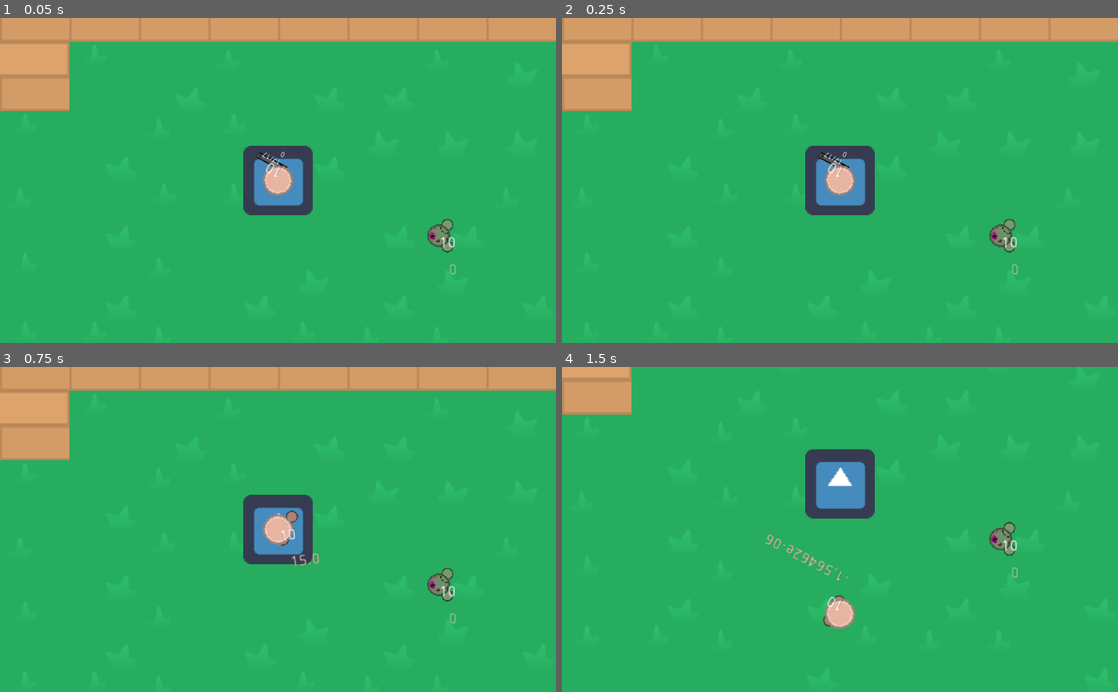
Above: before the commit, frames 1-4 (two rows, left to right).
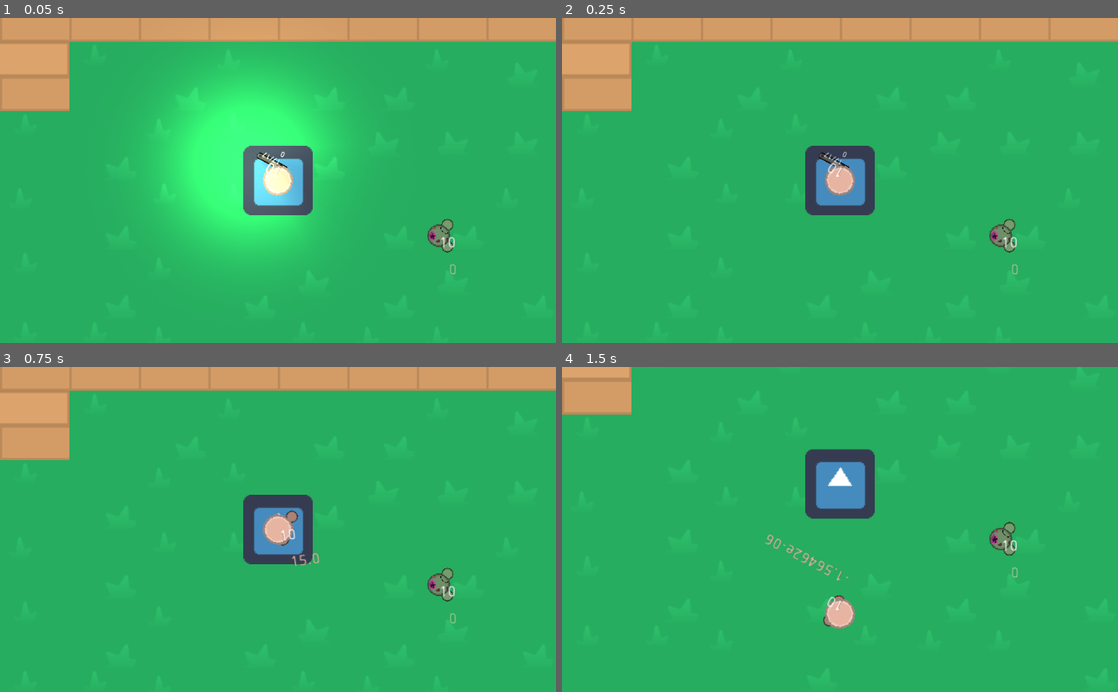
Above: after the commit, the same moments.

Repository: Panda248/Hu-Yang-Yoyale
Game: Godot game, scene res://World.tscn
Same seed, same stepped clock (60 frames per second), same inputs: the game is played once before the commit and once after it. The engine's default icon, where the game draws it, is replaced by a stand-in: a white triangle on a blue panel in a dark square.
Inputs (mouse positions are in pixels of both pictures, inside the frame that each line leads up to):
- Up to frame 1 (0.05 s): no input
- Up to frame 2 (0.25 s): no input
- Up to frame 3 (0.75 s): tap Enter at 0.5 s; move the mouse to (400, 513) at 0.52 s; hold E (game_switch_weapon_right) from 0.53 s (still down); click (400, 513) at 0.6 s
- Up to frame 4 (1.5 s): tap Space at 1.25 s; move the mouse to (728, 545) at 1.27 s; release E (game_switch_weapon_right) at 1.28 s; hold Down (ui_down) from 1.28 s (still down); tap F (game_interact) at 1.35 s

The runs differ from the first frame. In frame 1, 16% of the frame differs, in the area x 27-63%, y 13-76%; in frame 2, nothing differs; in frame 3, nothing differs; in frame 4, nothing differs.

Commit message:
muzzle flash

Diff:
--- /dev/null
+++ b/ChatBoxManager.gd
@@ -0,0 +1,5 @@
+extends Node2D
+
+func send_chat(chatbox : ChatBox):
+	chatbox.show()
+	add_child(chatbox)
--- a/Pistol.tscn
+++ b/Pistol.tscn
@@ -1,10 +1,14 @@
-[gd_scene load_steps=6 format=2]
+[gd_scene load_steps=8 format=2]
 
 [ext_resource path="res://scripts/Pistol.gd" type="Script" id=1]
 [ext_resource path="res://res/exported/pistol.png" type="Texture" id=2]
 [ext_resource path="res://Bullet.tscn" type="PackedScene" id=3]
 [ext_resource path="res://res/exported/sound/pistol shoot.wav" type="AudioStream" id=4]
 [ext_resource path="res://res/exported/sound/pistol reload.wav" type="AudioStream" id=5]
+[ext_resource path="res://res/exported/light.png" type="Texture" id=6]
+
+[sub_resource type="OccluderPolygon2D" id=1]
+polygon = PoolVector2Array( 36, -2, 40, -2, 40, 2, 36, 2 )
 
 [node name="Pistol" type="Sprite"]
 scale = Vector2( 0.5, 0.5 )
@@ -38,3 +42,16 @@
 
 [node name="ReloadSFX" type="AudioStreamPlayer2D" parent="."]
 stream = ExtResource( 5 )
+
+[node name="MuzzleFlash" type="Light2D" parent="."]
+position = Vector2( 48, 0 )
+texture = ExtResource( 6 )
+color = Color( 0.866667, 1, 0.533333, 1 )
+range_height = 10.0
+shadow_enabled = true
+shadow_gradient_length = 300.0
+shadow_filter = 5
+shadow_filter_smooth = 64.0
+
+[node name="LightOccluder2D" type="LightOccluder2D" parent="."]
+occluder = SubResource( 1 )
--- a/scripts/Pistol.gd
+++ b/scripts/Pistol.gd
@@ -1,12 +1,18 @@
 extends Weapon
 
 export (PackedScene) var Bullet
+export var shootTimeMS = 100
+var timer = shootTimeMS
 
 func _process(delta):
 	._process(delta)
 	$Label.text = var2str(currentClip) + "/" + var2str(clip)
 	$Label2.text = var2str(reloadAndShootDelay)
 	look_at(get_global_mouse_position())
+	if($MuzzleFlash.is_visible()):
+		timer-=delta*1000
+		if(timer <= 0):
+			$MuzzleFlash.set_visible(false)
 
 func primaryFire():
 	if self.reloadAndShootDelay <= 0:
@@ -15,6 +21,8 @@
 			var target = get_global_mouse_position()
 			var direction_to_mouse = $BarrelEnd.global_position.direction_to(target).normalized();
 			$ShootSFX.play(0)
+			$MuzzleFlash.set_visible(true)
+			timer = shootTimeMS
 			alert()
 			get_parent().get_parent().emit_signal("player_shot",
 												bullet_instance,
